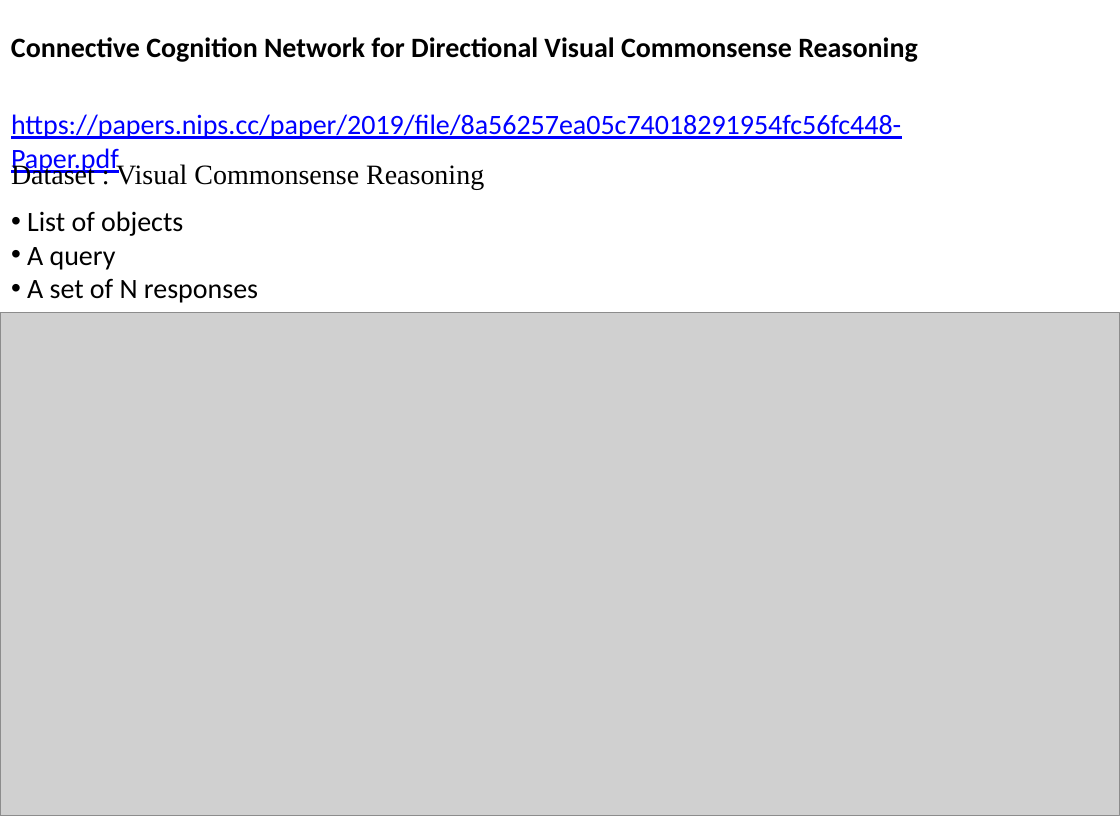
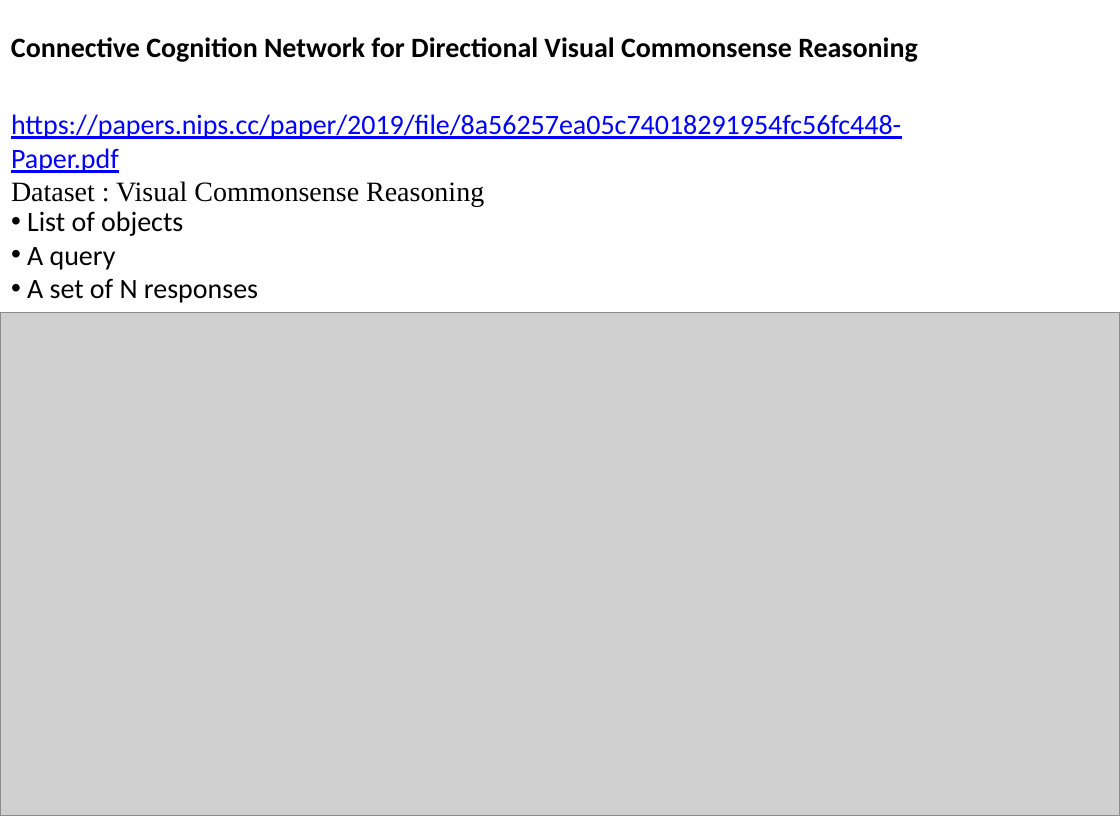
Before and after one commit to VarunBohara/Mini-Project-Documents, a slide deck: slide 3 of Literature survey 3.pptx. Drawn at 1120x840 pixels with LibreOffice and Linux fonts; fonts in the diff are those of the drawing; grey boxes stand for pictures. Boxes give left, top, right and bottom in pixels: in the first picture for what was removed or moved away, otherwise in the second. Text is boxed around its words. In the diff, an @@ line names an element or a change of style, - is before the commit and + after.

```diff
--- a/Literature survey 3.pptx
+++ b/Literature survey 3.pptx
@@ text "Dataset : Visual Commonsense Reasoning": place and size @@
-text "Dataset : Visual Commonsense Reasoning" at box(11, 163, 484, 190)
+text "Dataset : Visual Commonsense Reasoning" at box(11, 181, 484, 207)
```
